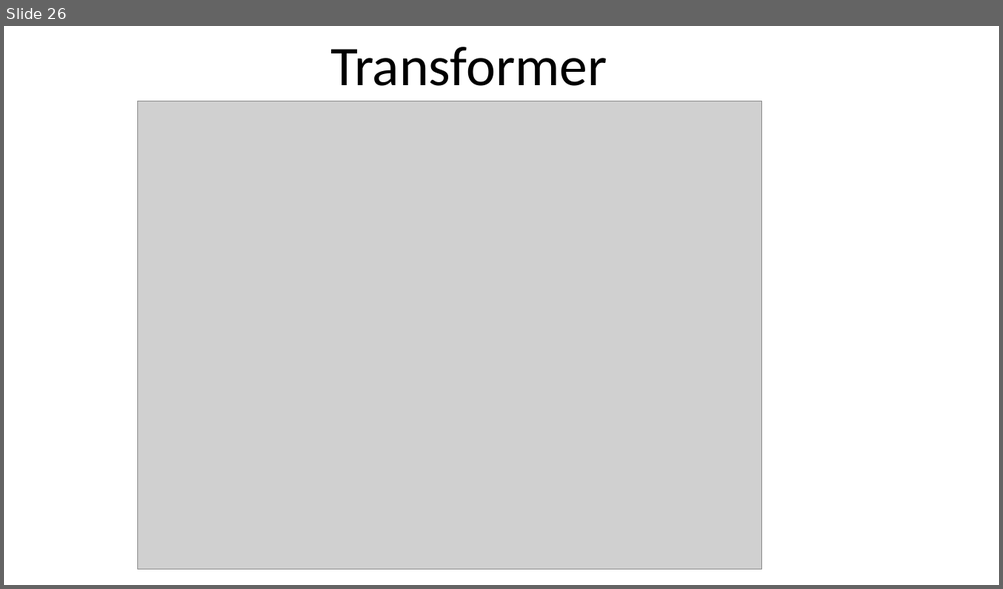
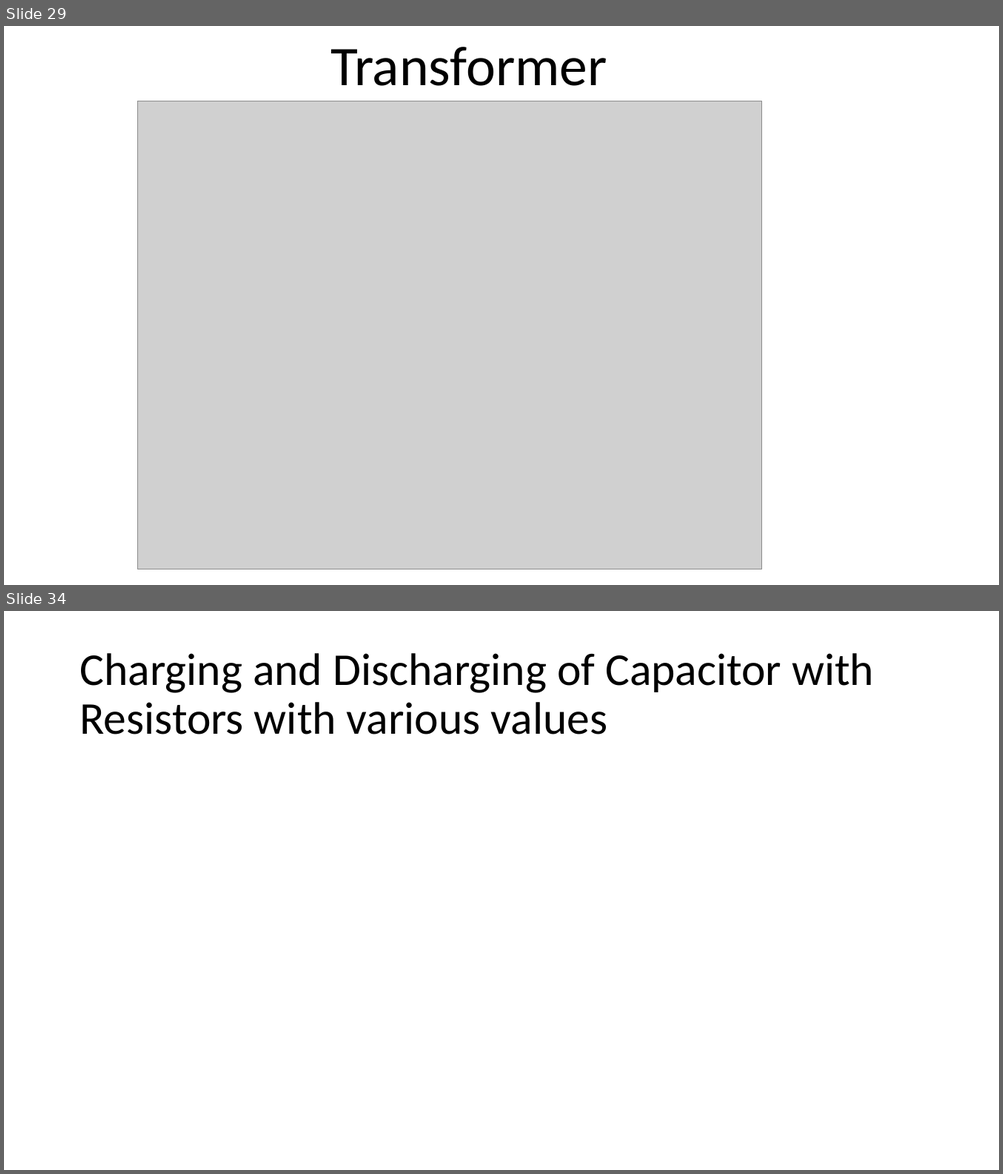
Before and after one commit to infocelab/embedded-projects, a slide deck: Documents/projects for schools.pptx. Shown one above the other, each under a label of ours: slide 26 before the commit, slides 29 and 34 after it; the slides between them are not shown. The pictures are 1003x589 and 1003x1174 pixels, drawn with LibreOffice and Linux fonts; fonts in the diff are those of the drawing; grey boxes stand for pictures. Boxes give left, top, right and bottom in pixels: in the first picture for what was removed or moved away, otherwise in the second. Text is boxed around its words. In the diff, an @@ line names an element or a change of style, - is before the commit and + after.

```diff
--- a/Documents/projects for schools.pptx
+++ b/Documents/projects for schools.pptx
@@ slide 34 added at (4, 611, 999, 1170), background #FFFFFF @@
@@ title added at (79, 653, 874, 735), 44 pt, text #000000 @@
+Charging and Discharging of Capacitor with Resistors with various values
@@ what was slide 26 is now slide 29 @@
```
Also in this commit, not shown: 3 slides changed, 18 other slides added, 2 slides removed.
